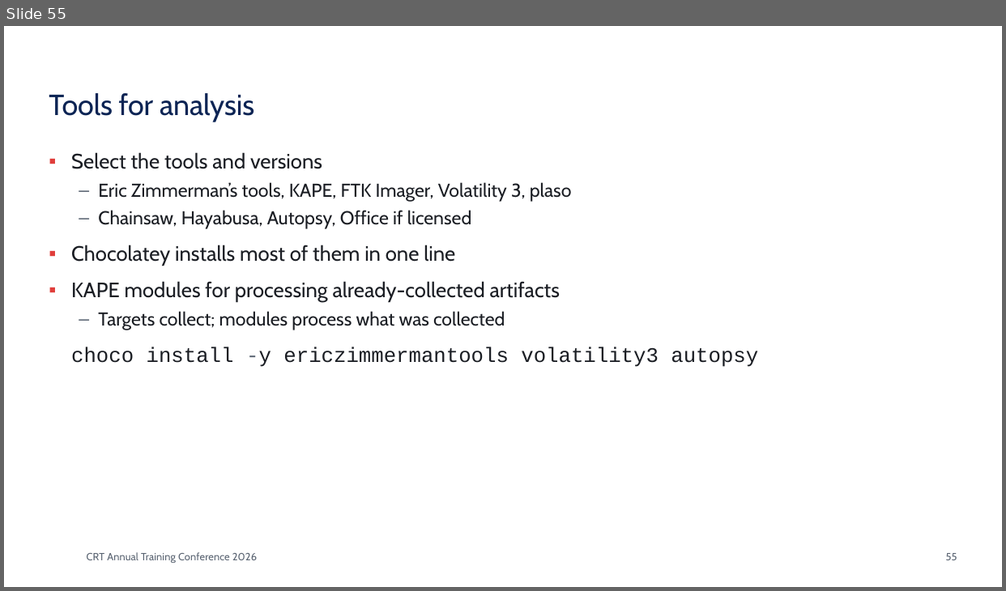
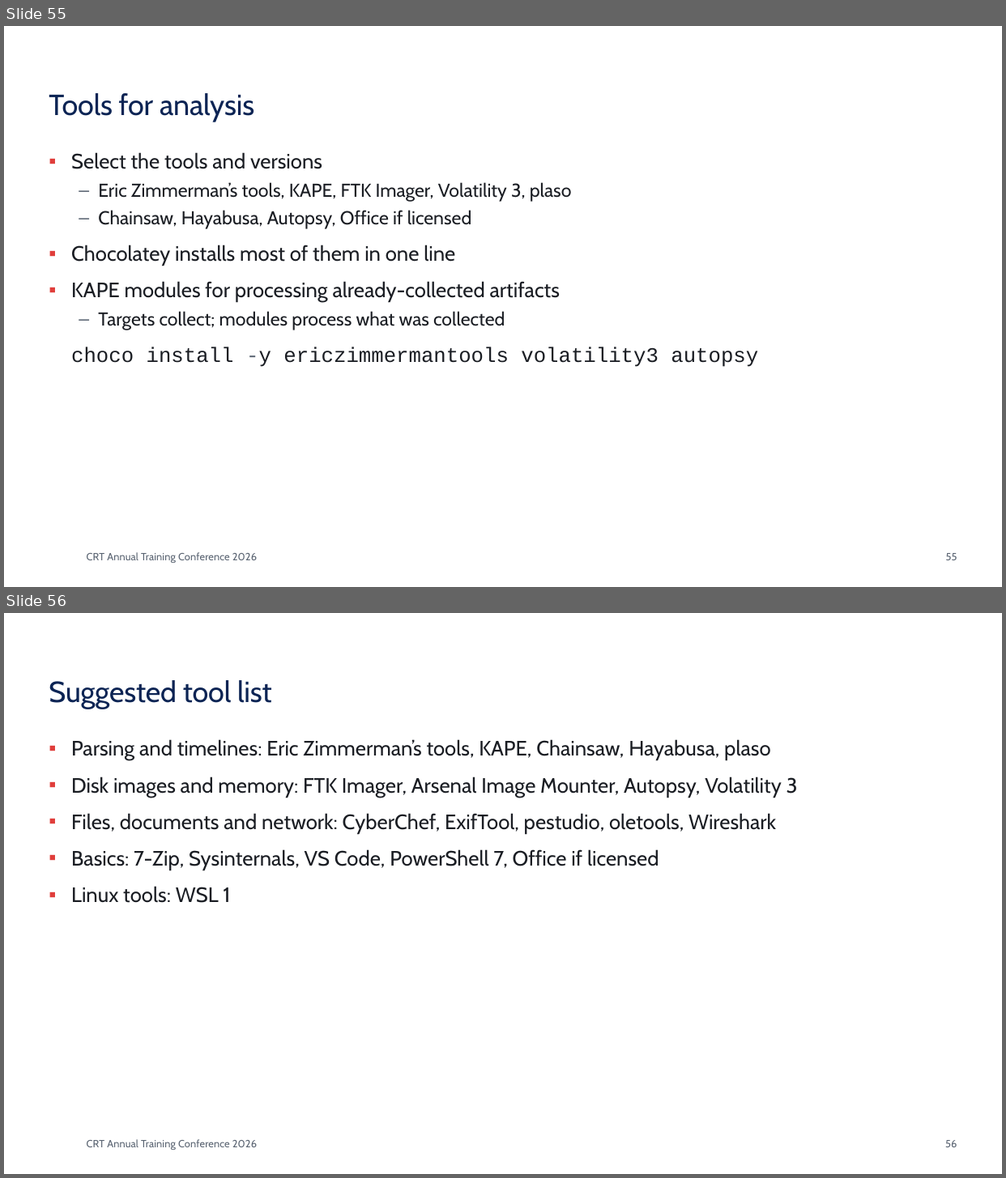
Before and after one commit to dzampino/crt-essentials-2026, a slide deck: docs/files/crt-essentials.pptx. Shown one above the other, each under a label of ours: slide 55 before the commit, slides 55 and 56 after it. The pictures are 1006x591 and 1006x1178 pixels, drawn with LibreOffice and Linux fonts; fonts in the diff are those of the drawing; background and template pictures are left out. Boxes give left, top, right and bottom in pixels: in the first picture for what was removed or moved away, otherwise in the second. Text is boxed around its words. In the diff, an @@ line names an element or a change of style, - is before the commit and + after.

```diff
--- a/docs/files/crt-essentials.pptx
+++ b/docs/files/crt-essentials.pptx
@@ slide 56 added at [4,613,1002,1174], background #FFFFFF @@
@@ title added at [49,680,272,709], 28 pt, text #0C2454 @@
+Suggested tool list
@@ text added at [71,739,798,903], 20 pt, text #1A1D23 @@
+▪ Parsing and timelines: Eric Zimmerman’s tools, KAPE, Chainsaw, Hayabusa, plaso
+▪ Disk images and memory: FTK Imager, Arsenal Image Mounter, Autopsy, Volatility 3
+▪ Files, documents and network: CyberChef, ExifTool, pestudio, oletools, Wireshark
+▪ Basics: 7-Zip, Sysinternals, VS Code, PowerShell 7, Office if licensed
+▪ Linux tools: WSL 1
@@ text added at [87,1139,257,1150], 10 pt, text #5A6472 @@
+CRT Annual Training Conference 2026
@@ page number added at [945,1140,957,1148], 10 pt, text #5A6472 @@
+56
```
Also in this commit, not shown: 8 other files.
